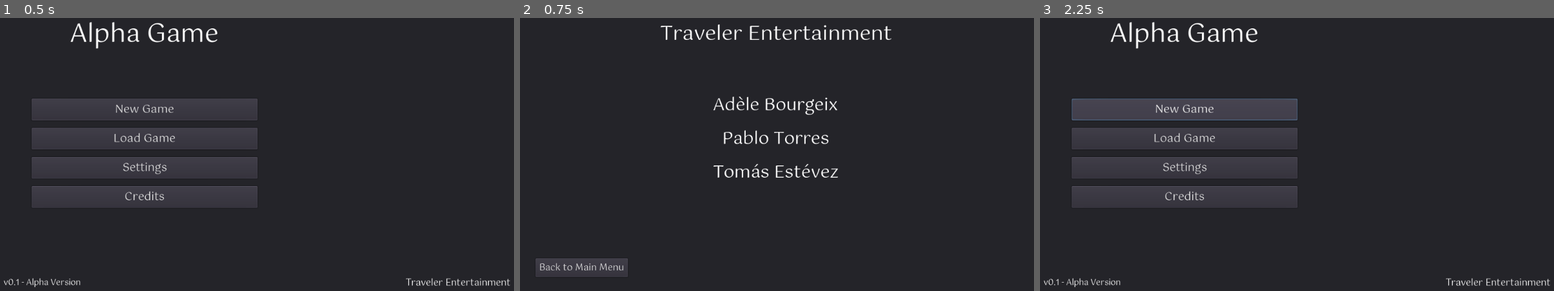
Above: before the commit, frames 1-3 (left to right).
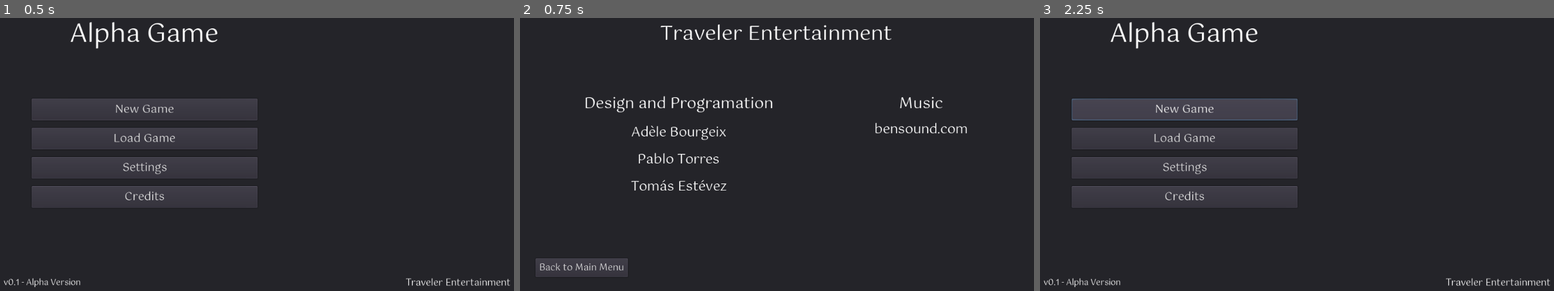
Above: after the commit, the same moments.

Repository: pabtorres/take-me-hoom
Game: Godot game, scene res://scenes/Menu.tscn
Two runs of this game, one before a commit and one after it. Both use one fixed random seed, a clock stepped at 60 frames per second and the inputs below. The project has no main scene, so this scene is started directly.
Inputs:
- Up to frame 1 (0.5 s): no input
- Up to frame 2 (0.75 s): click "Credits" at 0.5 s
- Up to frame 3 (2.25 s): click "Back to Main Menu" at 1.25 s; click "New Game" at 2 s

Frame 1 is identical in both runs. In frame 2, 2.6% of the frame differs, in the area x 12-87%, y 28-64%; in frame 3, nothing differs.

Commit message:
some scenes modified

Diff:
--- a/scenes/Credits.tscn
+++ b/scenes/Credits.tscn
@@ -8,18 +8,30 @@
 font_data = ExtResource( 1 )
 
 [sub_resource type="DynamicFont" id=2]
-size = 34
+size = 30
 font_data = ExtResource( 1 )
 
 [sub_resource type="DynamicFont" id=3]
-size = 34
+size = 26
 font_data = ExtResource( 1 )
 
 [sub_resource type="DynamicFont" id=4]
-size = 34
+size = 26
 font_data = ExtResource( 1 )
 
 [sub_resource type="DynamicFont" id=5]
+size = 26
+font_data = ExtResource( 1 )
+
+[sub_resource type="DynamicFont" id=6]
+size = 30
+font_data = ExtResource( 1 )
+
+[sub_resource type="DynamicFont" id=7]
+size = 26
+font_data = ExtResource( 1 )
+
+[sub_resource type="DynamicFont" id=8]
 size = 18
 font_data = ExtResource( 1 )
 
@@ -51,44 +63,78 @@
 text = "Traveler Entertainment"
 align = 1
 
-[node name="TeamNames" type="VBoxContainer" parent="CanvasLayer/Panel/VBoxContainer"]
-margin_left = 387.0
+[node name="HBoxContainer" type="HBoxContainer" parent="CanvasLayer/Panel/VBoxContainer"]
+margin_left = 131.0
 margin_top = 147.0
-margin_right = 636.0
-margin_bottom = 338.0
+margin_right = 893.0
+margin_bottom = 360.0
+size_flags_horizontal = 4
+custom_constants/separation = 200
+
+[node name="TeamNames" type="VBoxContainer" parent="CanvasLayer/Panel/VBoxContainer/HBoxContainer"]
+margin_right = 376.0
+margin_bottom = 213.0
 size_flags_horizontal = 4
 custom_constants/separation = 10
 alignment = 1
 
-[node name="Adele" type="Label" parent="CanvasLayer/Panel/VBoxContainer/TeamNames"]
-margin_right = 249.0
-margin_bottom = 57.0
+[node name="Design" type="Label" parent="CanvasLayer/Panel/VBoxContainer/HBoxContainer/TeamNames"]
+margin_right = 376.0
+margin_bottom = 51.0
 custom_fonts/font = SubResource( 2 )
+custom_colors/font_color = Color( 1, 1, 1, 1 )
+text = "Design and Programation"
+align = 1
+
+[node name="Adele" type="Label" parent="CanvasLayer/Panel/VBoxContainer/HBoxContainer/TeamNames"]
+margin_top = 61.0
+margin_right = 376.0
+margin_bottom = 105.0
+custom_fonts/font = SubResource( 3 )
 text = "Adèle Bourgeix"
 align = 1
 
-[node name="Pablo" type="Label" parent="CanvasLayer/Panel/VBoxContainer/TeamNames"]
-margin_top = 67.0
-margin_right = 249.0
-margin_bottom = 124.0
-custom_fonts/font = SubResource( 3 )
+[node name="Pablo" type="Label" parent="CanvasLayer/Panel/VBoxContainer/HBoxContainer/TeamNames"]
+margin_top = 115.0
+margin_right = 376.0
+margin_bottom = 159.0
+custom_fonts/font = SubResource( 4 )
 text = "Pablo Torres"
 align = 1
 
-[node name="Tomas" type="Label" parent="CanvasLayer/Panel/VBoxContainer/TeamNames"]
-margin_top = 134.0
-margin_right = 249.0
-margin_bottom = 191.0
-custom_fonts/font = SubResource( 4 )
+[node name="Tomas" type="Label" parent="CanvasLayer/Panel/VBoxContainer/HBoxContainer/TeamNames"]
+margin_top = 169.0
+margin_right = 376.0
+margin_bottom = 213.0
+custom_fonts/font = SubResource( 5 )
 text = "Tomás Estévez"
 align = 1
+
+[node name="VBoxContainer" type="VBoxContainer" parent="CanvasLayer/Panel/VBoxContainer/HBoxContainer"]
+margin_left = 576.0
+margin_right = 762.0
+margin_bottom = 213.0
+
+[node name="Music" type="Label" parent="CanvasLayer/Panel/VBoxContainer/HBoxContainer/VBoxContainer"]
+margin_right = 186.0
+margin_bottom = 51.0
+custom_fonts/font = SubResource( 6 )
+text = "Music"
+align = 1
+
+[node name="bensound" type="Label" parent="CanvasLayer/Panel/VBoxContainer/HBoxContainer/VBoxContainer"]
+margin_top = 55.0
+margin_right = 186.0
+margin_bottom = 99.0
+custom_fonts/font = SubResource( 7 )
+text = "bensound.com"
 
 [node name="BackToMenu" type="Button" parent="CanvasLayer/Panel"]
 margin_left = 35.0
 margin_top = 530.0
 margin_right = 218.0
 margin_bottom = 567.0
-custom_fonts/font = SubResource( 5 )
+custom_fonts/font = SubResource( 8 )
 text = "Back to Main Menu"
 __meta__ = {
 "_edit_use_anchors_": false
--- a/scenes/Menu.tscn
+++ b/scenes/Menu.tscn
@@ -15,19 +15,19 @@
 size = 22
 font_data = ExtResource( 1 )
 
-[sub_resource type="DynamicFont" id=7]
-size = 22
-font_data = ExtResource( 1 )
-
 [sub_resource type="DynamicFont" id=4]
 size = 22
 font_data = ExtResource( 1 )
 
 [sub_resource type="DynamicFont" id=5]
+size = 22
+font_data = ExtResource( 1 )
+
+[sub_resource type="DynamicFont" id=6]
 size = 18
 font_data = ExtResource( 1 )
 
-[sub_resource type="DynamicFont" id=6]
+[sub_resource type="DynamicFont" id=7]
 font_data = ExtResource( 1 )
 
 [node name="Menu" type="Node2D"]
Not shown: 1 places in scenes/Credits.tscn that only renumber resources
Not shown: 3 places in scenes/Menu.tscn that only renumber resources
